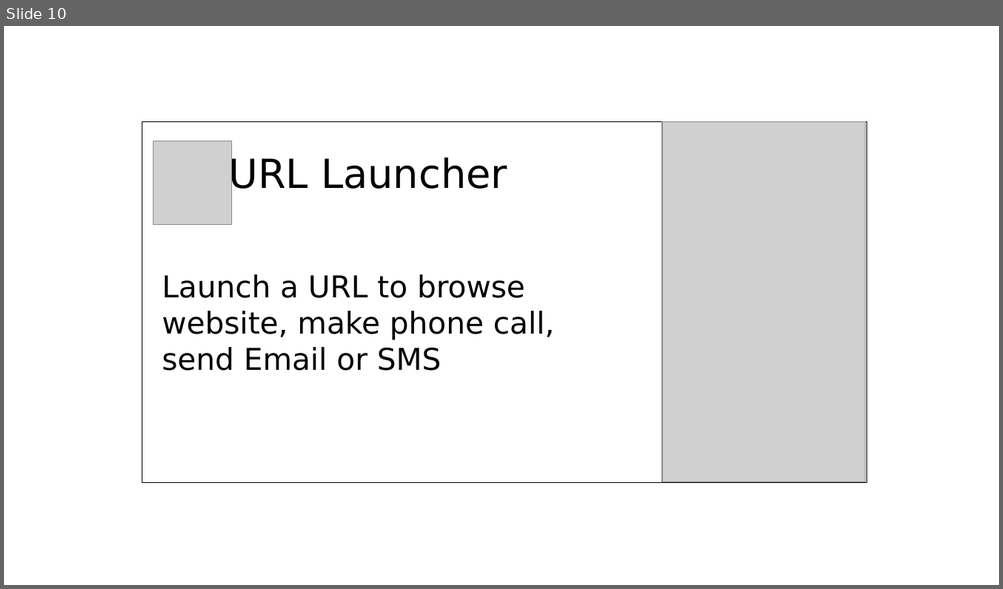
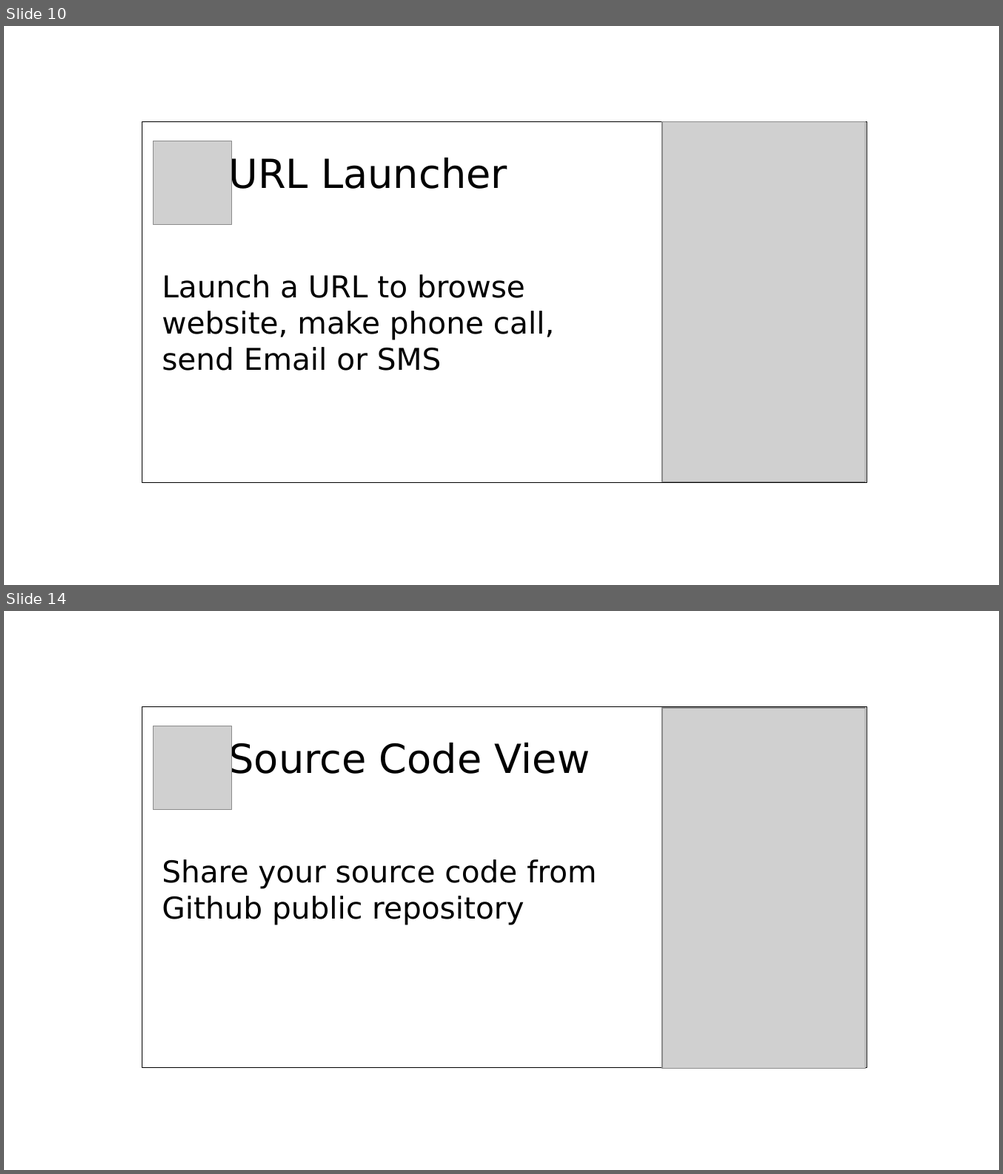
Before and after one commit to limcheekin/fluwix, a slide deck: doc/post-heading-design.odp. Shown one above the other, each under a label of ours: slide 10 before the commit, slides 10 and 14 after it; the slides between them are not shown. The pictures are 1003x589 and 1003x1174 pixels, drawn with LibreOffice and Linux fonts; fonts in the diff are those of the drawing; grey boxes stand for pictures. Boxes give left, top, right and bottom in pixels: in the first picture for what was removed or moved away, otherwise in the second. Text is boxed around its words. In the diff, an @@ line names an element or a change of style, - is before the commit and + after.

```diff
--- a/doc/post-heading-design.odp
+++ b/doc/post-heading-design.odp
@@ slide 14 added at (x1=4, y1=611, x2=999, y2=1170), background #FFFFFF @@
@@ rectangle added at (x1=142, y1=706, x2=867, y2=1068), outline #000000 0 pt @@
@@ picture added at (x1=662, y1=707, x2=865, y2=1068) @@
@@ picture added at (x1=153, y1=726, x2=231, y2=809) @@
@@ text added at (x1=162, y1=741, x2=597, y2=925), 24 pt, text #000000 @@
+Source Code View
+Share your source code from Github public repository
```
Also in this commit, not shown: 3 other slides added, 1 other file.
